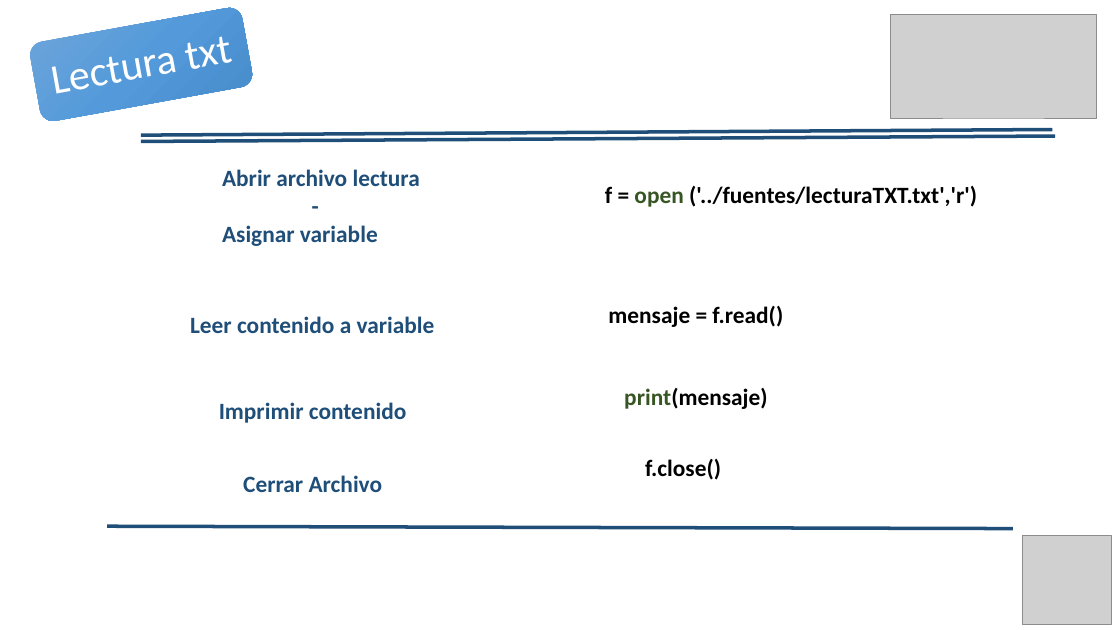
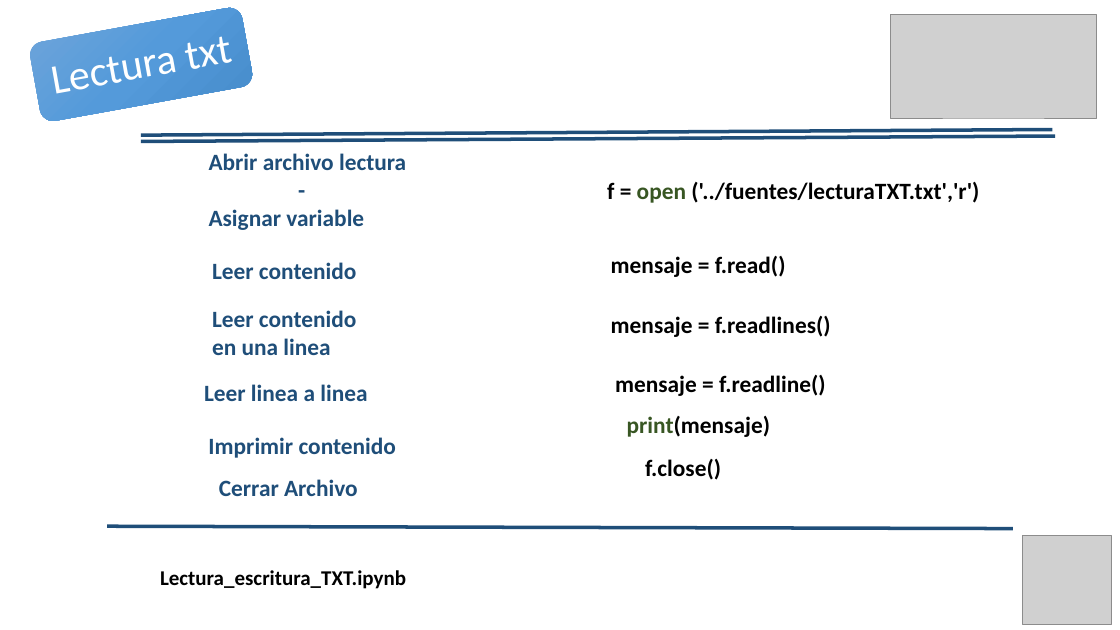
Before and after one commit to Duvandres19/Analitica_Python, a slide deck: slide 12 of Curso_Analitica_LecturaFuentesDatos.pptx (slide 11 before the commit). Drawn at 1120x630 pixels with LibreOffice and Linux fonts; fonts in the diff are those of the drawing; grey boxes stand for pictures; background and template pictures are left out. Boxes give left, top, right and bottom in pixels: in the first picture for what was removed or moved away, otherwise in the second. Text is boxed around its words. In the diff, an @@ line names an element or a change of style, - is before the commit and + after.

```diff
--- a/Curso_Analitica_LecturaFuentesDatos.pptx
+++ b/Curso_Analitica_LecturaFuentesDatos.pptx
@@ text "Abrir archivo lectura": place and size @@
-text "Abrir archivo lectura" at box(222, 169, 420, 246)
+text "Abrir archivo lectura" at box(209, 153, 406, 230)
@@ text "f = open ('../fuentes/lecturaTXT.txt','r')": place and size @@
-text "f = open ('../fuentes/lecturaTXT.txt','r')" at box(605, 186, 977, 207)
+text "f = open ('../fuentes/lecturaTXT.txt','r')" at box(607, 182, 979, 203)
@@ text at box(212, 262, 356, 279): text changed @@
-Leer contenido a variable
+Leer contenido
@@ text "mensaje = f.read()": place and size @@
-text "mensaje = f.read()" at box(608, 306, 783, 327)
+text "mensaje = f.read()" at box(611, 256, 786, 277)
@@ text added at box(212, 310, 356, 355), 20 pt, text #1F4E79, bold @@
+Leer contenido en una linea
@@ text added at box(611, 316, 831, 337), 20 pt, text #000000, bold @@
+mensaje = f.readlines()
@@ text added at box(204, 384, 367, 401), 20 pt, text #1F4E79, bold @@
+Leer linea a linea
@@ text added at box(615, 375, 826, 396), 20 pt, text #000000, bold @@
+mensaje = f.readline()
@@ text "print(mensaje)": place and size @@
-text "print(mensaje)" at box(624, 388, 767, 409)
+text "print(mensaje)" at box(627, 416, 770, 437)
@@ text "Imprimir contenido": place and size @@
-text "Imprimir contenido" at box(219, 402, 406, 423)
+text "Imprimir contenido" at box(208, 437, 396, 458)
@@ text "Cerrar Archivo": place and size @@
-text "Cerrar Archivo" at box(243, 475, 383, 492)
+text "Cerrar Archivo" at box(219, 479, 358, 496)
@@ text added at box(160, 570, 406, 589), 18 pt, text #000000, bold @@
+Lectura_escritura_TXT.ipynb
```
Also in this commit, not shown: 16 other slides changed, 2 slides added, 1 slide removed, 31 other files.
